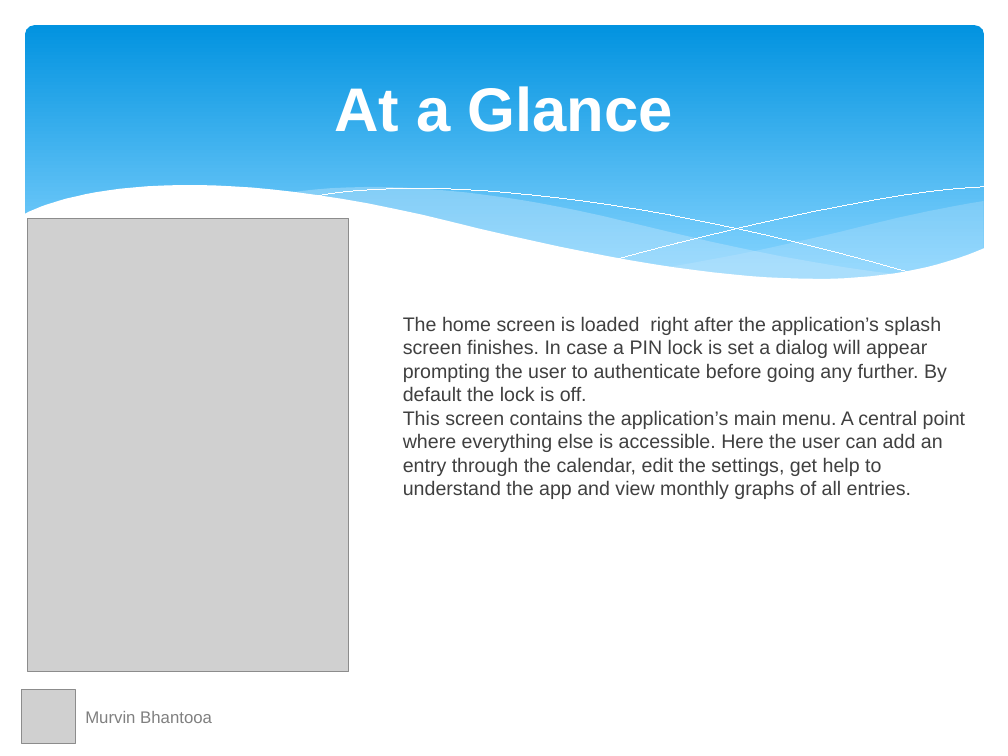
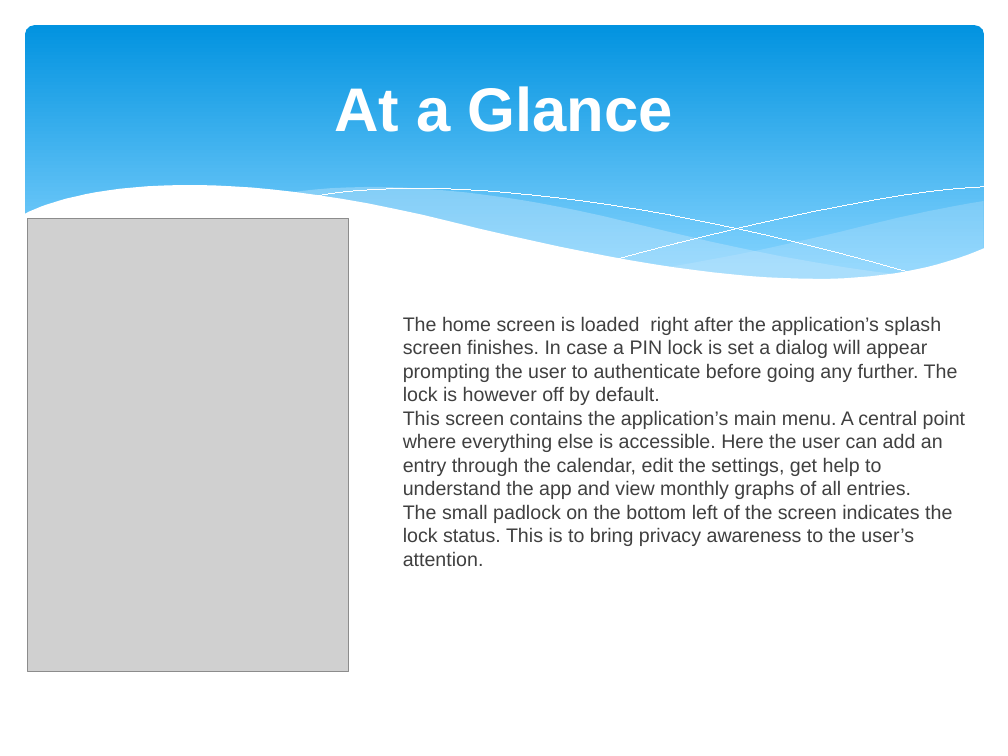
Before and after one commit to murvin/sweettracker, a slide deck: slide 2 of doc/bloodSugarConcepts/presentation/Sweet Tracker.pptx. Drawn at 1008x756 pixels with LibreOffice and Linux fonts; fonts in the diff are those of the drawing; grey boxes stand for pictures. Boxes give left, top, right and bottom in pixels: in the first picture for what was removed or moved away, otherwise in the second. Text is boxed around its words. In the diff, an @@ line names an element or a change of style, - is before the commit and + after.

```diff
--- a/doc/bloodSugarConcepts/presentation/Sweet Tracker.pptx
+++ b/doc/bloodSugarConcepts/presentation/Sweet Tracker.pptx
@@ text at [403,316,958,405]: text changed @@
-The home screen is loaded right after the application’s splash screen finishes. In case a PIN lock is set a dialog will appear prompting the user to authenticate before going any further. By default the lock is off.
+The home screen is loaded right after the application’s splash screen finishes. In case a PIN lock is set a dialog will appear prompting the user to authenticate before going any further. The lock is however off by default.
@@ text at [403,504,952,566]: paragraph added @@
+The small padlock on the bottom left of the screen indicates the lock status. This is to bring privacy awareness to the user’s attention.
@@ picture removed at [21,689,75,743] @@
@@ text removed at [85,711,212,723] @@
-Murvin Bhantooa
```
Also in this commit, not shown: 6 slides added, 3 slides removed, 25 other files.
